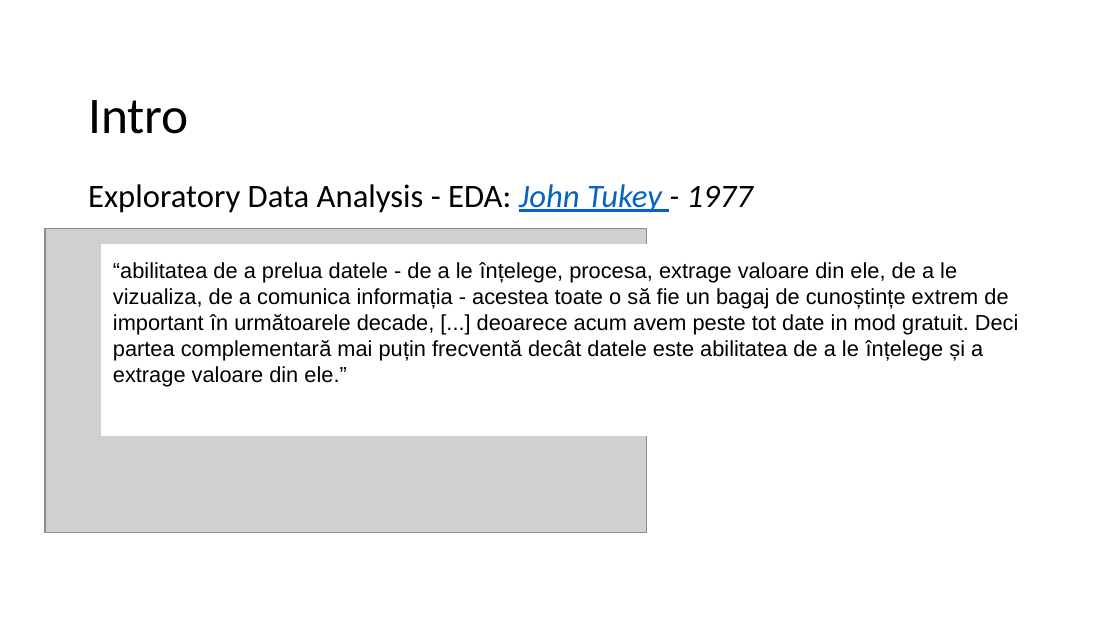
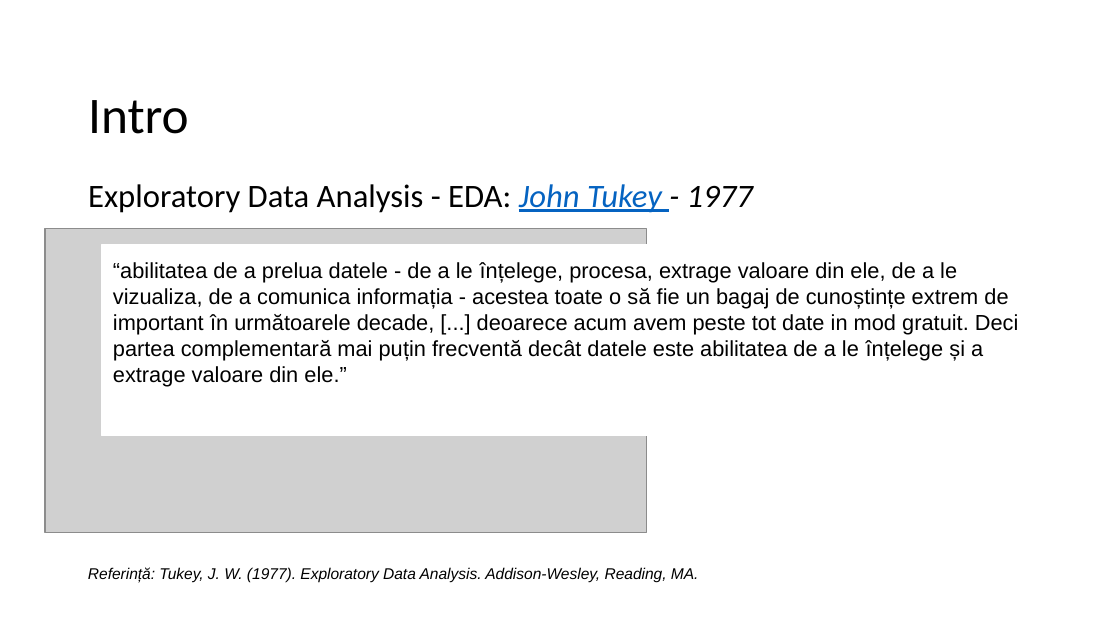
Before and after one commit to sbildea/SEED, a slide deck: slide 5 of cursuri/02-explorare-vizualizare/curs-02-analiza-exploratorie.pptx. Drawn at 1120x630 pixels with LibreOffice and Linux fonts; fonts in the diff are those of the drawing; grey boxes stand for pictures; background and template pictures are left out. Boxes give left, top, right and bottom in pixels: in the first picture for what was removed or moved away, otherwise in the second. Text is boxed around its words. In the diff, an @@ line names an element or a change of style, - is before the commit and + after.

```diff
--- a/cursuri/02-explorare-vizualizare/curs-02-analiza-exploratorie.pptx
+++ b/cursuri/02-explorare-vizualizare/curs-02-analiza-exploratorie.pptx
@@ text added at [88, 567, 699, 583], 10 pt, text #000000, italic @@
+Referință: Tukey, J. W. (1977). Exploratory Data Analysis. Addison-Wesley, Reading, MA.
```
Also in this commit, not shown: 1 other slide changed, 1 slide added, 14 slides removed, 48 other files.
